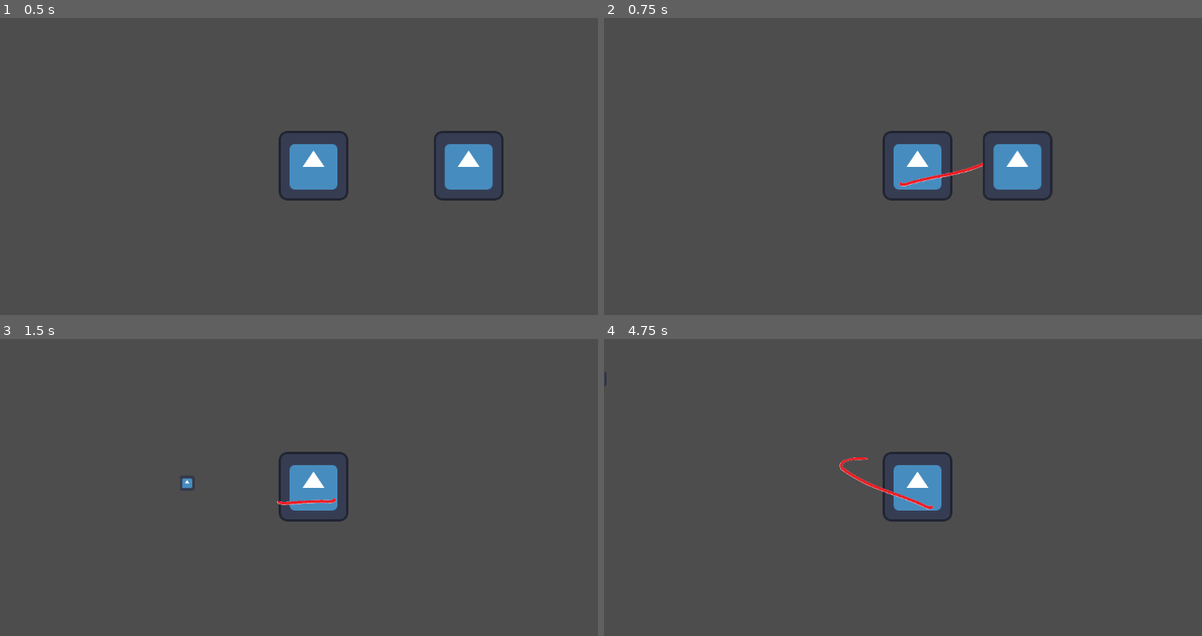
Above: before the commit, frames 1-4 (two rows, left to right).
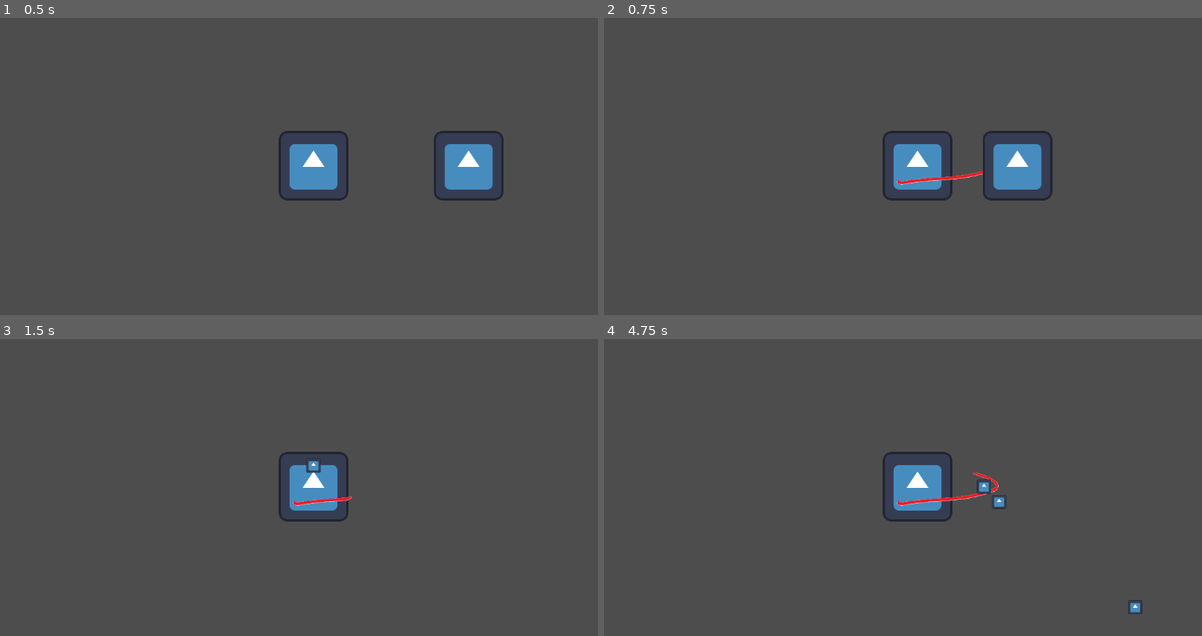
Above: after the commit, the same moments.

Repository: kschulz20/scream-jam-2024
Game: Godot game, scene res://src/main.tscn
The game is run twice, just before and just after one commit, with the same random seed, the same clock (stepped at 60 frames per second) and the same inputs. The engine's default icon, where the game draws it, is replaced by a stand-in: a white triangle on a blue panel in a dark square.
Inputs (mouse positions are in pixels of both pictures, inside the frame that each line leads up to):
- Up to frame 1 (0.5 s): no input
- Up to frame 2 (0.75 s): move the mouse to (1052, 148) at 0.52 s; hold D (move_right) from 0.53 s (still down); click (1052, 148) at 0.6 s
- Up to frame 3 (1.5 s): tap Enter at 1.25 s; move the mouse to (185, 505) at 1.27 s; release D (move_right) at 1.28 s; hold S (move_down) from 1.28 s (still down); right-click (185, 505) at 1.35 s; click (185, 505) at 1.42 s
- Up to frame 4 (4.75 s): move the mouse to (980, 410) at 2.02 s; release S (move_down) at 2.03 s; hold D (move_right) 2.03-2.78 s; click (980, 410) at 2.1 s; move the mouse to (885, 555) at 2.77 s; hold W (move_up) 2.78-3.53 s; right-click (885, 555) at 2.85 s; click (885, 555) at 2.92 s; move the mouse to (1106, 540) at 3.52 s; hold A (move_left) from 3.53 s (still down); click (1106, 540) at 3.6 s; move the mouse to (729, 434) at 4.27 s; right-click (729, 434) at 4.35 s; click (729, 434) at 4.42 s

Frame 1 is identical in both runs. In frame 2, 0.3% of the frame differs, in the area x 48-64%, y 48-57%; in frame 3, 0.3%; in frame 4, 0.7%, in the area x 0-91%, y 11-93%.

Commit message:
feat: Simple signal test.

Diff:
--- a/project.godot
+++ b/project.godot
@@ -14,6 +14,11 @@
 run/main_scene="res://src/main.tscn"
 config/features=PackedStringArray("4.3", "Forward Plus")
 config/icon="res://icon.svg"
+
+[autoload]
+
+SignalBus="*res://src/util/signals/signal_bus.gd"
+UIManager="*res://src/util/managers/ui.gd"
 
 [dotnet]
 
--- a/src/Entities/Player/player_character.gd
+++ b/src/Entities/Player/player_character.gd
@@ -19,10 +19,7 @@
 
 func _input(event: InputEvent) -> void:
 	# determine aiming input device
-	if event is InputEventMouseMotion:
-		is_mouse_input = true
-	if event is InputEventJoypadMotion:
-		is_mouse_input = false
+	is_mouse_input = event is InputEventMouseMotion
 		#
 			## aim input
 	#var aim_dir :Vector2 = Vector2(0.0, 0.0)
@@ -78,18 +75,18 @@
 		is_firing = false
 
 	var has_fired = false
-	if is_firing:
-		if last_projectile_fired <= 0.0:
-			shoot(aim_dir)
-			last_projectile_fired = 1.0 / (fire_rate)
-			has_fired = true
+	if is_firing and last_projectile_fired <= 0.0:
+		shoot(aim_dir)
+		last_projectile_fired = 1.0 / (fire_rate)
+		has_fired = true
+
 	if not has_fired:
 		last_projectile_fired -= delta
 
 # Called every frame. 'delta' is the elapsed time since the previous frame.
 func _physics_process(delta: float) -> void:
 	# movement input
-	var vel_dir :Vector2 = Input.get_vector(
+	var vel_dir : Vector2 = Input.get_vector(
 		"move_left", "move_right",
 		"move_up", "move_down"
 	).normalized()
--- a/src/Entities/Projectile/projectile.tscn
+++ b/src/Entities/Projectile/projectile.tscn
@@ -1,6 +1,6 @@
 [gd_scene load_steps=4 format=3 uid="uid://cnvnjq8lou2ef"]
 
-[ext_resource type="Script" path="res://src/projectile.gd" id="1_lxhs6"]
+[ext_resource type="Script" path="res://src/entities/Projectile/projectile.gd" id="1_lxhs6"]
 [ext_resource type="Texture2D" uid="uid://bj7l42iw8ukom" path="res://assets/player/icon.svg" id="2_d01vg"]
 
 [sub_resource type="CircleShape2D" id="CircleShape2D_0jaxg"]
--- a/src/Utils/signal_bus.gd
+++ /dev/null
@@ -1,4 +0,0 @@
-extends Node
-
-# For one to many signals
-# See top comment here: https://docs.godotengine.org/en/stable/getting_started/step_by_step/signals.html
--- a/src/main.gd
+++ b/src/main.gd
@@ -6,4 +6,4 @@
 
 # Called every frame. 'delta' is the elapsed time since the previous frame.
 func _process(delta: float) -> void:
-	pass
+	SignalBus.update_status_text.emit("TEST")
--- a/src/main.tscn
+++ b/src/main.tscn
@@ -1,7 +1,8 @@
-[gd_scene load_steps=6 format=3 uid="uid://owpaq245hh2l"]
+[gd_scene load_steps=7 format=3 uid="uid://owpaq245hh2l"]
 
-[ext_resource type="PackedScene" uid="uid://q772sl7sx1ey" path="res://src/Entities/Player/player_character.tscn" id="1_wblpv"]
-[ext_resource type="PackedScene" uid="uid://3k1pyy0hhb37" path="res://src/Entities/MVPEnemy/enemy.tscn" id="2_gv313"]
+[ext_resource type="Script" path="res://src/main.gd" id="1_l3wco"]
+[ext_resource type="PackedScene" uid="uid://q772sl7sx1ey" path="res://src/entities/Player/player_character.tscn" id="1_wblpv"]
+[ext_resource type="PackedScene" uid="uid://3k1pyy0hhb37" path="res://src/entities/MVPEnemy/enemy.tscn" id="2_gv313"]
 [ext_resource type="Texture2D" uid="uid://bj7l42iw8ukom" path="res://assets/player/icon.svg" id="3_lyv6t"]
 
 [sub_resource type="CapsuleShape2D" id="CapsuleShape2D_wj6wx"]
@@ -13,6 +14,7 @@
 height = 120.0
 
 [node name="Main" type="Node"]
+script = ExtResource("1_l3wco")
 
 [node name="PlayerCharacter" parent="." instance=ExtResource("1_wblpv")]
 unique_name_in_owner = true
@@ -28,3 +30,19 @@
 
 [node name="CollisionShape2D2" type="CollisionShape2D" parent="Enemy"]
 shape = SubResource("CapsuleShape2D_tpfj1")
+
+[node name="UI" type="Control" parent="."]
+layout_mode = 3
+anchors_preset = 0
+offset_right = 40.0
+offset_bottom = 40.0
+
+[node name="Status" type="Label" parent="UI"]
+layout_mode = 1
+anchors_preset = -1
+anchor_right = 1.0
+anchor_bottom = 0.5
+offset_left = 961.0
+offset_top = 617.0
+offset_right = 1104.0
+offset_bottom = 620.0
--- /dev/null
+++ b/src/util/managers/ui.gd
@@ -0,0 +1,15 @@
+extends Node
+
+# Define components.
+@onready var g_StatusElement : Label = get_node("UI/Status")
+
+func _ready() -> void:
+	SignalBus.update_status_text.connect(on_status_update)
+
+# Called every frame. 'delta' is the elapsed time since the previous frame.
+func _process(delta: float) -> void:
+	pass
+
+
+func on_status_update(new_text):
+	print(new_text)
--- /dev/null
+++ b/src/util/signals/signal_bus.gd
@@ -0,0 +1,17 @@
+extends Node
+
+# For one to many signals
+# See top comment here: https://docs.godotengine.org/en/stable/getting_started/step_by_step/signals.html
+
+'''
+	Signal Bus (for routing many signals).
+'''
+
+# UI Signals
+signal update_status_text(new_text)
+
+# Event for when the character dies.
+signal on_character_death()
+
+# Event for when an enemy dies.
+signal on_enemy_death()
Renamed: src/projectile.gd -> src/Entities/Projectile/projectile.gd
Renamed: src/spawn_manager.gd -> src/util/managers/spawner.gd
